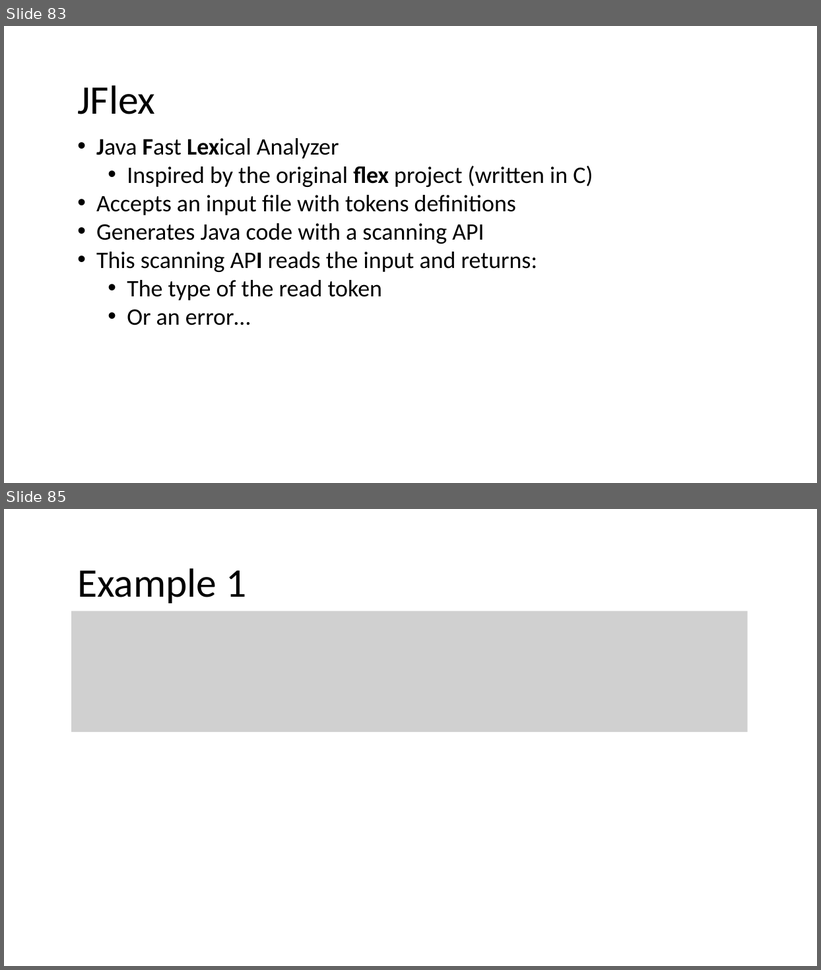
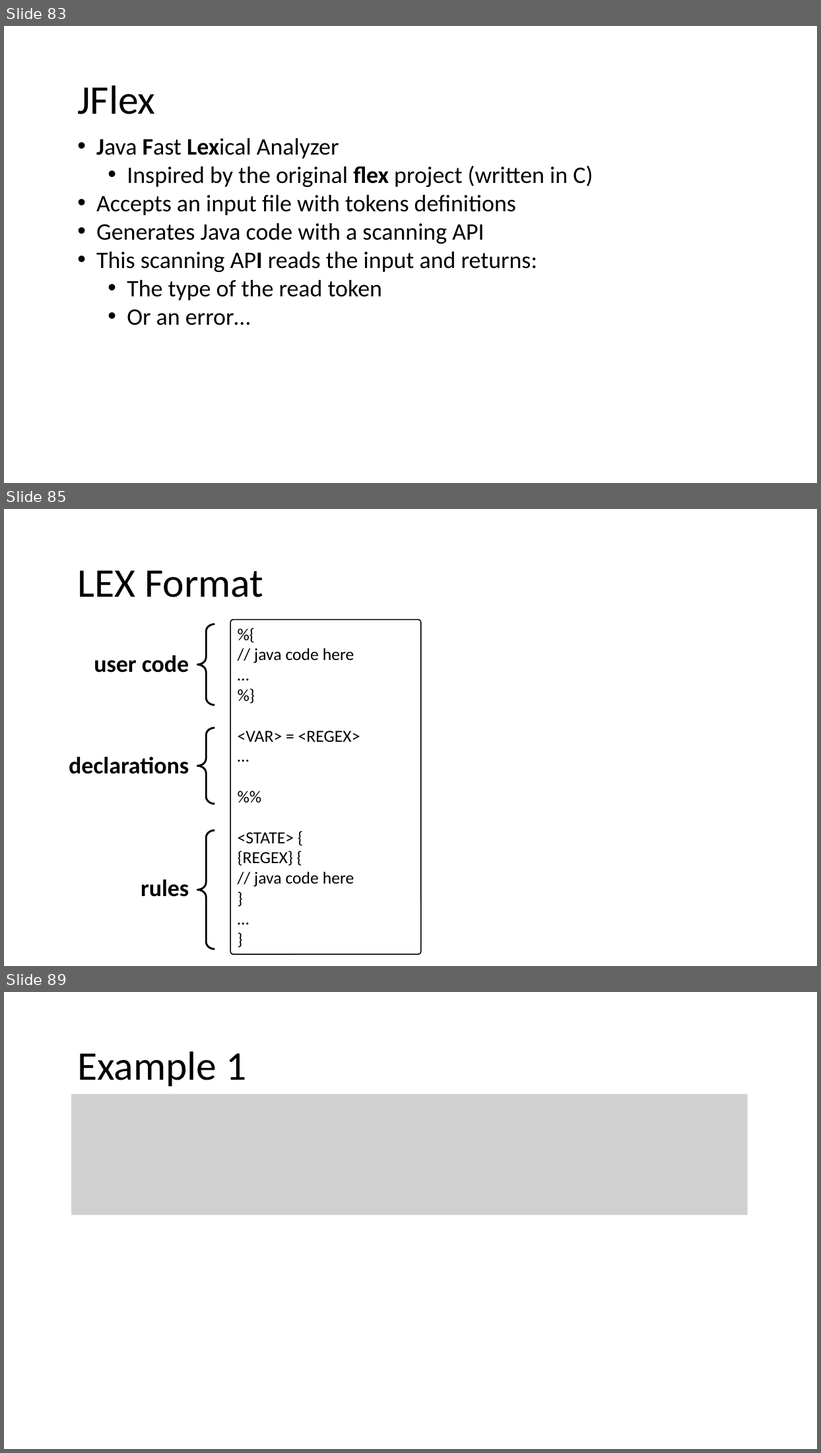
Before and after one commit to nivshani/compilation, a slide deck: slides/lexical_analysis.pptx. Shown one above the other, each under a label of ours: slides 83 and 85 before the commit, slides 83, 85 and 89 after it; the slides between them are not shown. The pictures are 821x970 and 821x1453 pixels, drawn with LibreOffice and Linux fonts; fonts in the diff are those of the drawing; grey boxes stand for pictures. Boxes give left, top, right and bottom in pixels: in the first picture for what was removed or moved away, otherwise in the second. Text is boxed around its words. In the diff, an @@ line names an element or a change of style, - is before the commit and + after.

```diff
--- a/slides/lexical_analysis.pptx
+++ b/slides/lexical_analysis.pptx
@@ slide 85 added at box(4, 509, 817, 966), background #FFFFFF @@
@@ text added at box(77, 570, 263, 597), 48 pt, text #000000 @@
+LEX Format
@@ right brace added at box(197, 625, 215, 706), outline #000000 2.25 pt @@
@@ rounded rectangle added at box(230, 619, 420, 955), fill #FFFFFF at 44% opacity, outline #000000 1.25 pt, 20 pt, text #000000 @@
+%{
+// java code here
+…
+%}
+<VAR> = <REGEX>
+…
+%%
+<STATE> {
+{REGEX} {
+// java code here
+}
+…
+}
@@ text added at box(94, 655, 189, 673), 28 pt, text #000000, bold @@
+user code
@@ right brace added at box(197, 728, 215, 804), outline #000000 2.25 pt @@
@@ text added at box(69, 757, 189, 774), 28 pt, text #000000, bold @@
+declarations
@@ right brace added at box(197, 830, 215, 949), outline #000000 2.25 pt @@
@@ text added at box(141, 879, 189, 897), 28 pt, text #000000, bold @@
+rules
@@ what was slide 85 is now slide 89 @@
```
Also in this commit, not shown: 11 slides changed, 3 other slides added, 1 other file.
